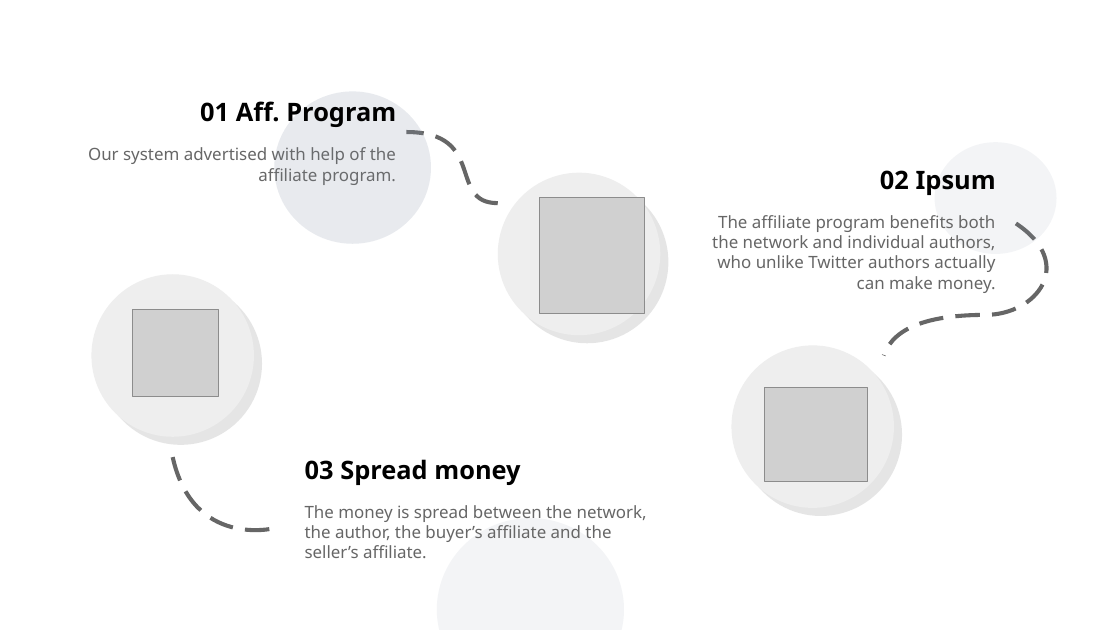
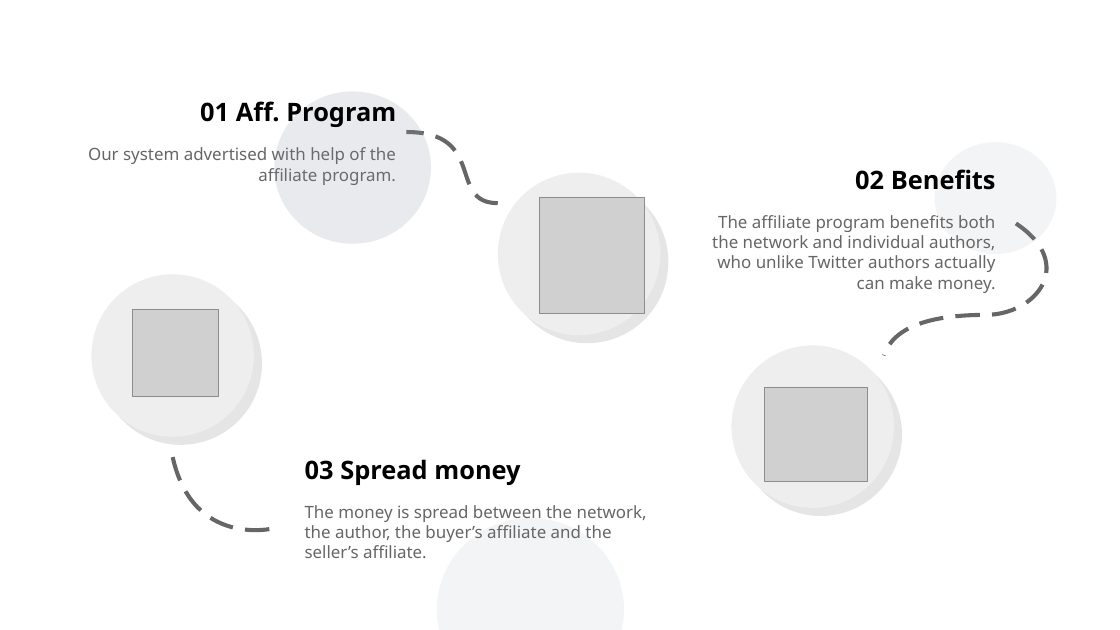
Before and after one commit to vporton/zondirectory2, a slide deck: slide 6 of docs/presentation.odp. Drawn at 1120x630 pixels with LibreOffice and Linux fonts; fonts in the diff are those of the drawing; grey boxes stand for pictures. Boxes give left, top, right and bottom in pixels: in the first picture for what was removed or moved away, otherwise in the second. Text is boxed around its words. In the diff, an @@ line names an element or a change of style, - is before the commit and + after.

Commit message:
presentation

```diff
--- a/docs/presentation.odp
+++ b/docs/presentation.odp
@@ text at (x1=855, y1=169, x2=996, y2=190): text changed @@
-02 Ipsum
+02 Benefits
```
